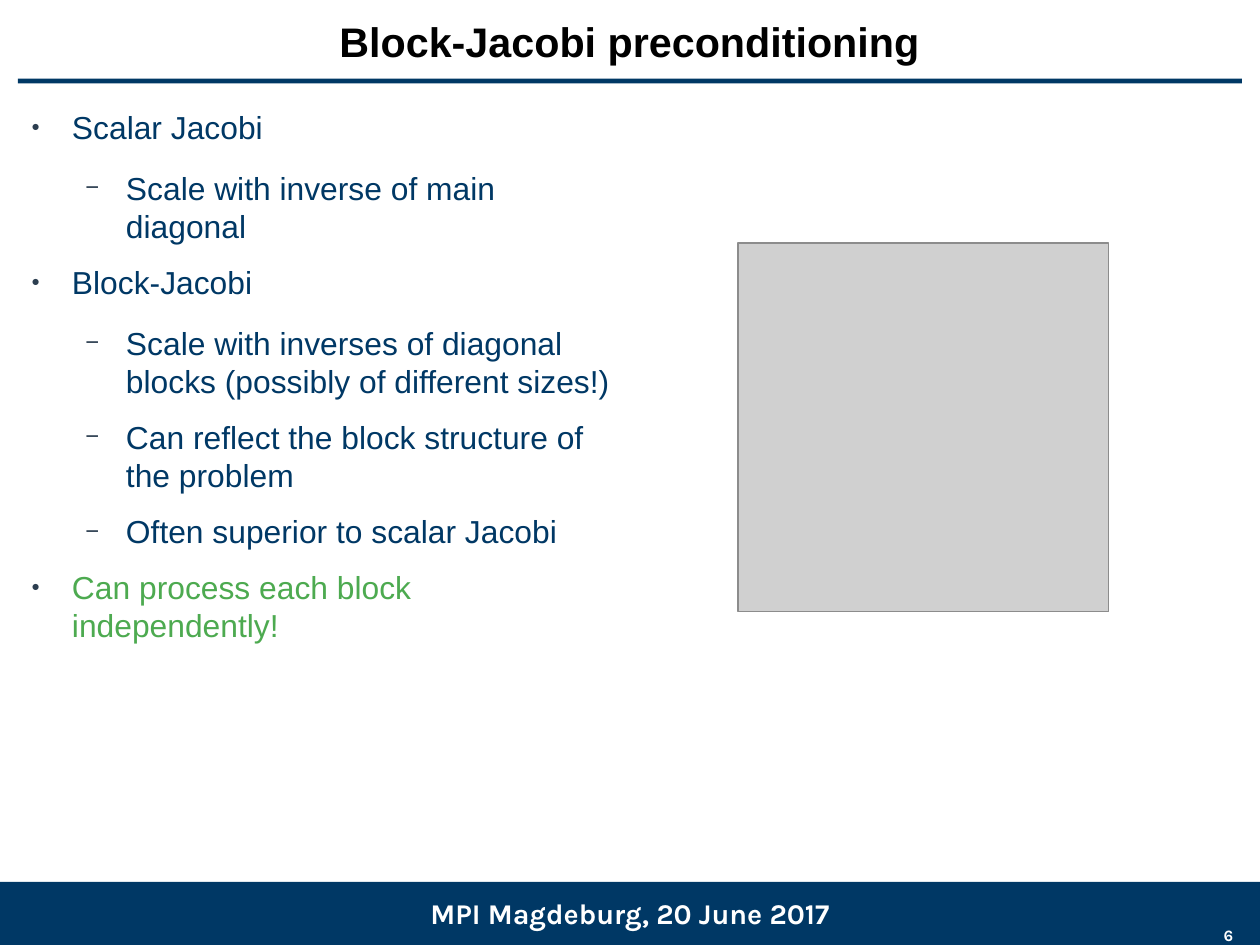
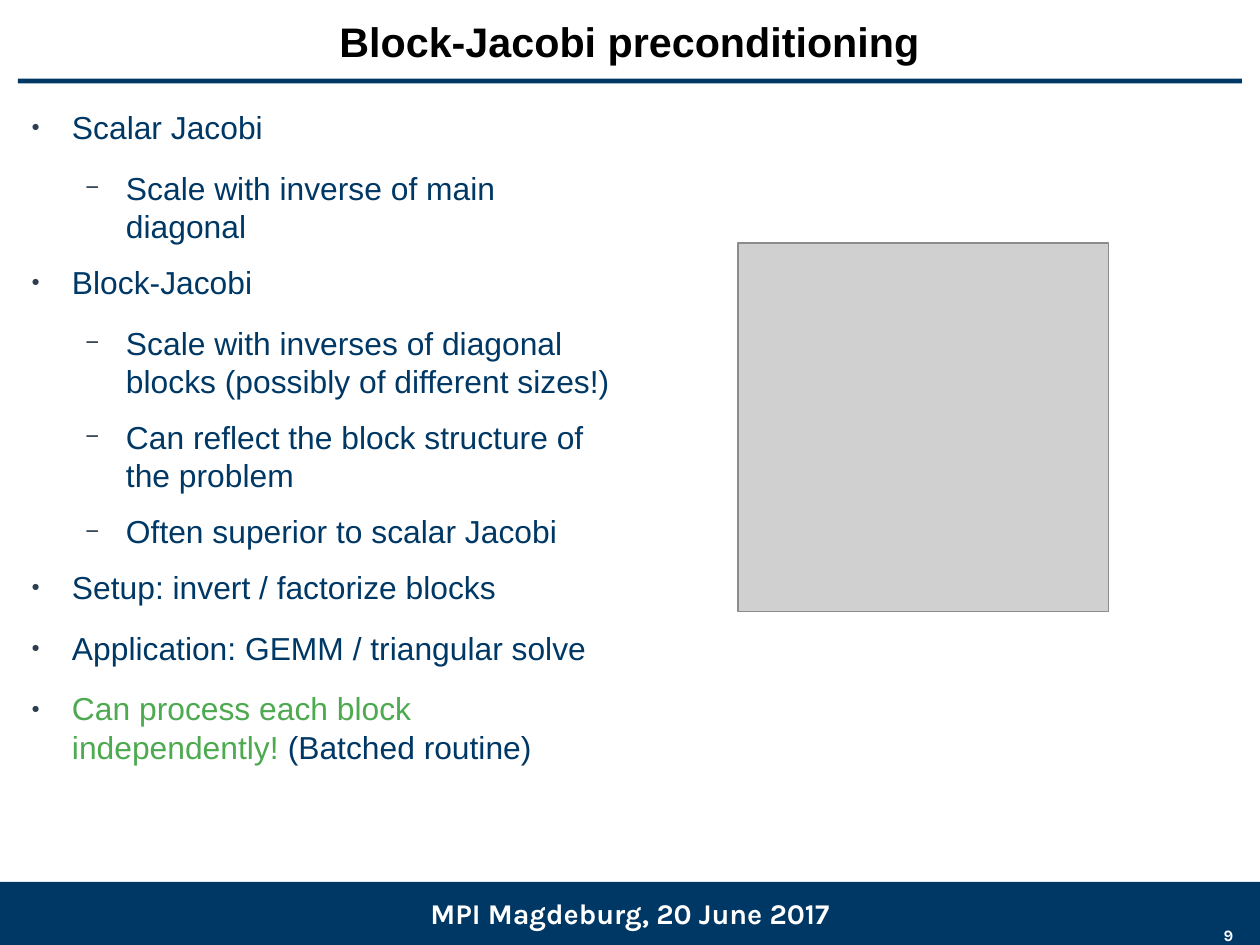
Before and after one commit to gflegar/talks, a slide deck: slide 9 of mpi_magdeburg_2017_06/slides.odp (slide 6 before the commit). Drawn at 1260x945 pixels with LibreOffice and Linux fonts; fonts in the diff are those of the drawing; grey boxes stand for pictures; background and template pictures are left out. Boxes give left, top, right and bottom in pixels: in the first picture for what was removed or moved away, otherwise in the second. Text is boxed around its words. In the diff, an @@ line names an element or a change of style, - is before the commit and + after.

Commit message:
Finish text for MPI

```diff
--- a/mpi_magdeburg_2017_06/slides.odp
+++ b/mpi_magdeburg_2017_06/slides.odp
@@ text at (72,576,586,764): text changed; text colour #4DAA50 to #003865 @@
-● Can process each block independently!
+● Setup: invert / factorize blocks
+● Application: GEMM / triangular solve
+● Can process each block independently! (Batched routine)
```
Also in this commit, not shown: 13 other slides changed, 3 slides added, 2 slides removed.
